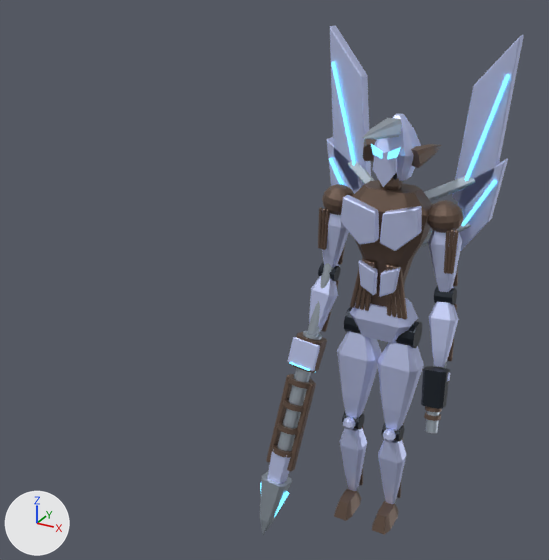
The Blender file out/mech_reference/t02/t02.blend, before and after one commit.
Rendered twice from a camera (50 mm lens) standing at (3.55, -9.9, 8.93) and looking at (-1.25, -1.17, 4.57). The axes (+X, +Y, +Z) are drawn at lower left. The lights are the same throughout. The picture after the commit comes second. Both versions are drawn at frame 31 of the action 't02:heavy:elbow_r'; the numbers are the values there.

In view in the first picture: 'Femur anatomical armor', 'Femur anatomical armor.001', 'Hybrid lance cutting spearhead', 'Long outward blade thruster.001', 'Long outward blade thruster.002', 'Long outward blade thruster.003', 'Narrow seraph pelvic girdle', 'Radius ulna anatomical armor.001', 'Slender articulated thoracic cage', 'Swept seraph pectoral armor', 'Swept seraph pectoral armor.001', 'Swept seraph wedge skull' and 72 more.
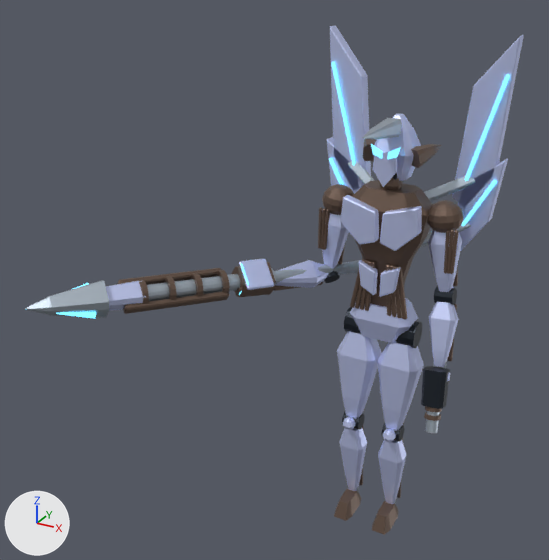
ob_elbow_r is not drawn itself; it is the parent of ob_wrist_r, ob_radius_ulna_paired_load_rod, ob_radius_ulna_paired_load_rod_001, ob_radius_ulna_anatomical_armor, ob_radius_ulna_hinge, ob_olecranon_elbow_projection, ob_exposed_living_arm_tendon_bundle_003, ob_exposed_living_arm_tendon_bundle_004.

Patch to the scene script:
```diff
--- a/out/mech_reference/t02/t02.blend.py
+++ b/out/mech_reference/t02/t02.blend.py
@@ ob_elbow_r @@
 ob_elbow_r.location = (0.0, -0.08, -1.17)
-ob_elbow_r.rotation_euler = (-0.3, 0.0, 0.0)  # degrees (-17, 0, 0)
+ob_elbow_r.rotation_euler = (-1.582, 0.585, -0.656)  # degrees (-91, 34, -38)
```

Where the change shows, as pixel boxes [x1, y1, x2, y2] in the pictures (549 x 560 px):
'Hybrid lance cutting spearhead', turned: before [260, 472, 292, 535]; after [25, 280, 109, 318]
'Heavy weapon open bore', turned: before [277, 368, 311, 451]; after [147, 274, 240, 301]
'Radius ulna anatomical armor', turned: before [309, 276, 338, 332]; after [275, 260, 329, 288]
'Long superconducting gun rail.001', turned: before [287, 382, 316, 472]; after [123, 291, 229, 314]
'Reversible heavy charge aperture', turned: before [287, 337, 320, 371]; after [239, 258, 274, 290]
'Hybrid lance electromagnetic collar', turned: before [267, 449, 290, 484]; after [106, 281, 146, 311]
'Long superconducting gun rail', turned: before [266, 374, 293, 463]; after [117, 268, 222, 285]
'Long hybrid lance axial shaft', turned: before [307, 263, 333, 336]; after [274, 261, 359, 283]
'Heavy electromagnetic receiver', turned: before [291, 332, 327, 372]; after [231, 262, 276, 297]
'Heavy accelerator ring.001', turned: before [288, 374, 314, 389]; after [216, 270, 230, 293]
'Heavy accelerator ring.003', turned: before [277, 421, 299, 435]; after [164, 276, 177, 300]
'Heavy accelerator ring.002', turned: before [283, 399, 304, 412]; after [191, 273, 203, 297]
'Heavy accelerator ring.004', turned: before [272, 444, 293, 458]; after [137, 279, 149, 304]
'Hybrid lance blade edge.001', turned: before [274, 491, 289, 517]; after [25, 309, 96, 319]
'Radius ulna hinge', turned: before [318, 262, 341, 282]; after [321, 262, 340, 283]
'Exposed living arm tendon bundle.005', turned: before [322, 280, 339, 332]; after [274, 282, 323, 291]
'Axial grip retaining flange', turned (mostly hidden afterwards): before [303, 331, 322, 340]; after [271, 268, 276, 284]
'Charge aperture luminous edge', turned: before [289, 362, 310, 371]; after [241, 263, 249, 285]
'Compact flush shield transducer', turned (not visible before): after [237, 286, 242, 296]
'Hybrid lance blade edge', turned (not visible before): after [73, 283, 89, 289]
